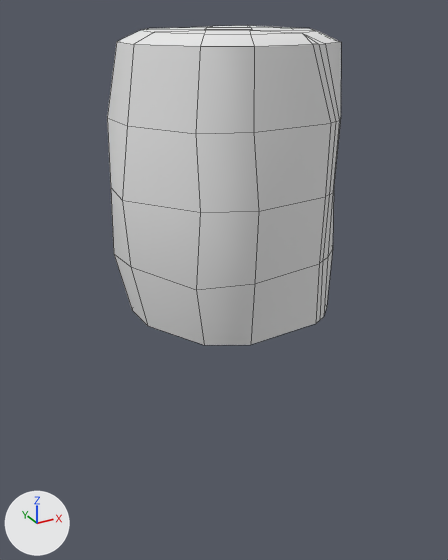
The OBJ model Assets/Models/Environment/Level2/Cliffs/Platforms/Platform2/Platform2.obj: old version first, new version second.
Camera for both pictures: a 50 mm lens placed at (-40.5, -72.3, 185.7), pointed at (-0.4, 0.5, 149.3). The axes (+X, +Y, +Z) are drawn at lower left. The lights are the same throughout. Mesh edges are drawn as thin lines. Where no turn or scale is listed for an object, it has been applied to the vertices. Vertices at the same position are counted once.

In view in the first picture: 'Platform2'.
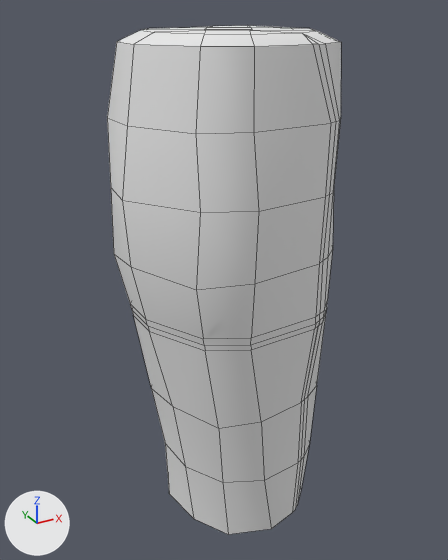
What differs and where, as boxes [x1, y1, x2, y2] in the pictures (448 x 560 px):
'Platform2', reshaped (59% taller)
    before: [107, 25, 341, 345]
    after: [107, 25, 341, 534]
part 1 of me_platform2, built on
    before: [114, 249, 333, 345]
    after: [114, 249, 333, 534]

The change in detail:
me_platform2 is used by ob_platform2; location (0.0, 0.0, 0.0).
me_platform2 had 103 vertices, 95 faces and spanned x -16.5..15.0, y -15.0..14.3, z 146.6..183.4.
me_platform2 now has 190 vertices, 175 faces and spans x -16.5..15.0, y -15.0..14.3, z 110.9..183.4.
Part 1, on me_platform2:
3 vertices are removed from x -8.1..14.0, y 3.7..11.6, z 146.6..146.7.
16 faces are deleted.
84 vertices are added at x -14.2..15.0, y -13.9..14.2, z 110.9..147.8.
6 new vertices lie (0.0, 0.0, 1.0) away from vertices in x -7.4..8.3, y -13.2..13.0, z 146.7..146.8.
14 new faces join them, mat_initialshadinggroup (white #e7e7e7).
82 new faces join them, mat_unwrapchekcershadersg (white #e7e7e7).
